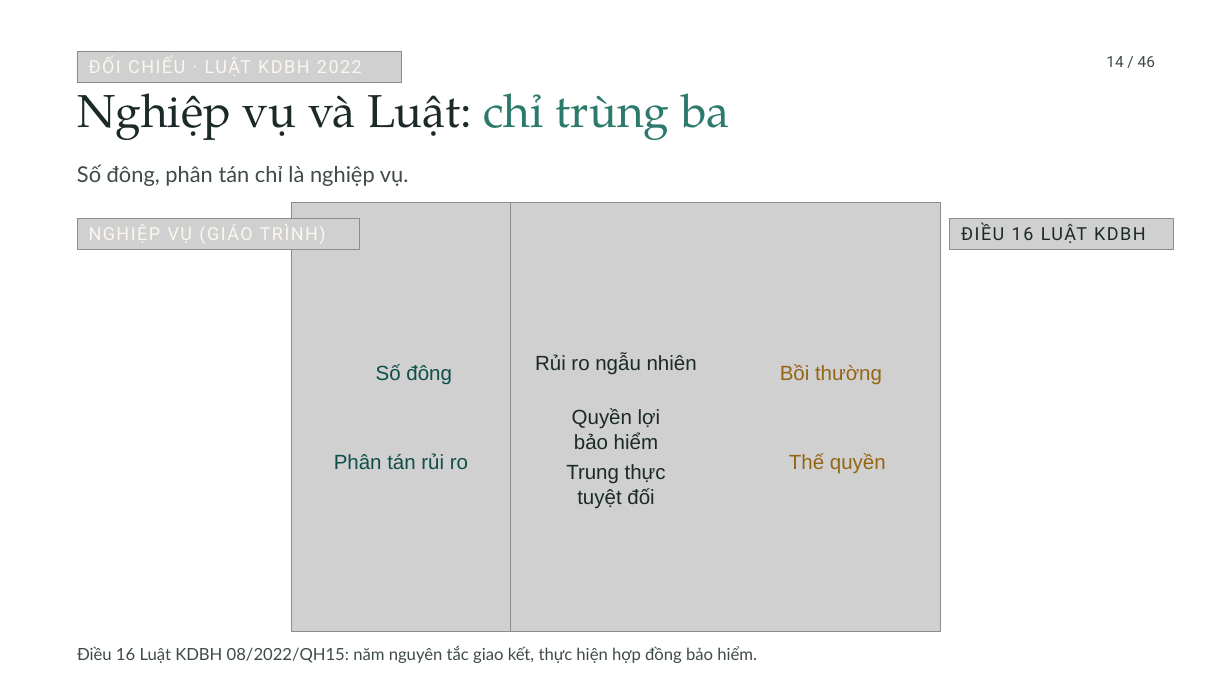
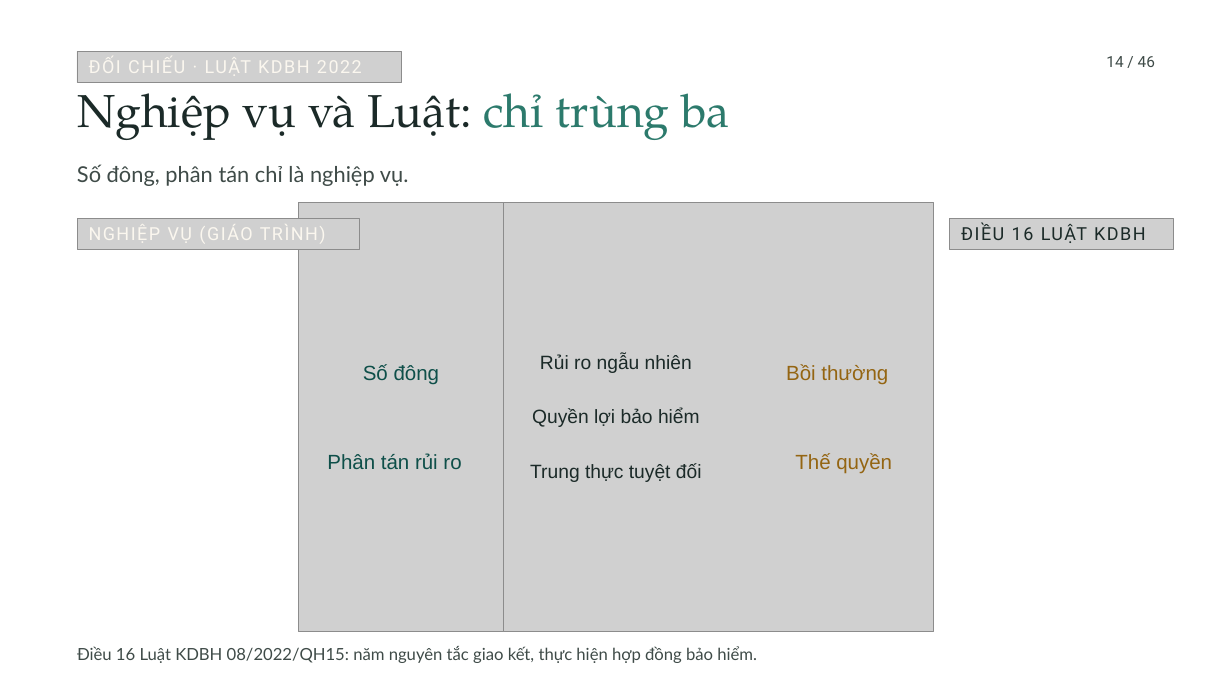
Before and after one commit to tranquanghaofake-dotcom/Law, a slide deck: slide 14 of docs/bai/ch3-bao-hiem-thuong-mai/bao-hiem-thuong-mai.pptx. Drawn at 1232x693 pixels with LibreOffice and Linux fonts; fonts in the diff are those of the drawing; grey boxes stand for pictures; background and template pictures are left out. Boxes give left, top, right and bottom in pixels: in the first picture for what was removed or moved away, otherwise in the second. Text is boxed around its words. In the diff, an @@ line names an element or a change of style, - is before the commit and + after.

```diff
--- a/docs/bai/ch3-bao-hiem-thuong-mai/bao-hiem-thuong-mai.pptx
+++ b/docs/bai/ch3-bao-hiem-thuong-mai/bao-hiem-thuong-mai.pptx
@@ 2 texts, 1 picture: place and size @@
-2 texts, 1 picture at bbox=[292, 202, 886, 632]
+2 texts, 1 picture at bbox=[299, 202, 892, 632]
@@ picture: place and size @@
-picture at bbox=[510, 202, 940, 632]
+picture at bbox=[504, 202, 933, 632]
@@ text "Rủi ro ngẫu nhiên" at bbox=[540, 354, 692, 373]: size 16 to 15 pt; line spacing 19.2pt to 18pt @@
@@ text "Số đông": place and size @@
-text "Số đông" at bbox=[376, 364, 452, 384]
+text "Số đông" at bbox=[363, 364, 440, 384]
@@ text at bbox=[532, 408, 700, 427]: text changed; size 16 to 15 pt @@
-Quyền lợi
-bảo hiểm
+Quyền lợi bảo hiểm
@@ text "Phân tán rủi ro": place and size @@
-text "Phân tán rủi ro" at bbox=[334, 453, 468, 469]
+text "Phân tán rủi ro" at bbox=[327, 453, 461, 469]
@@ text at bbox=[530, 463, 702, 482]: text changed; size 16 to 15 pt @@
-Trung thực
-tuyệt đối
+Trung thực tuyệt đối
```
Also in this commit, not shown: 2 other slides changed, 3 other files.
